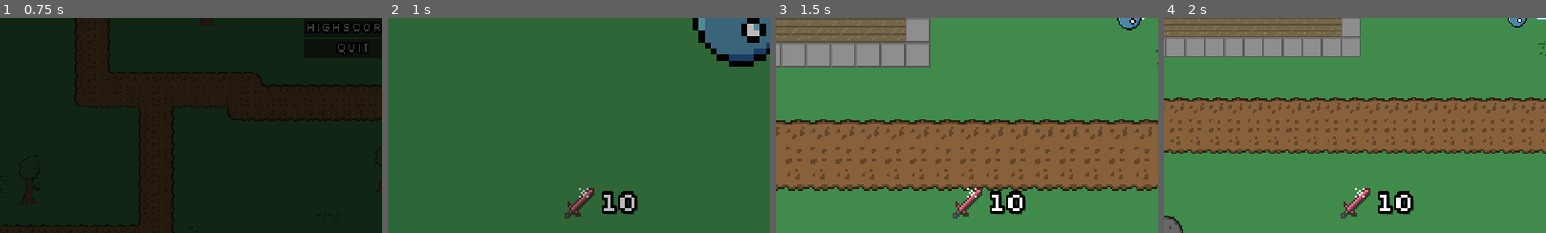
Above: before the commit, frames 1-4 (left to right).
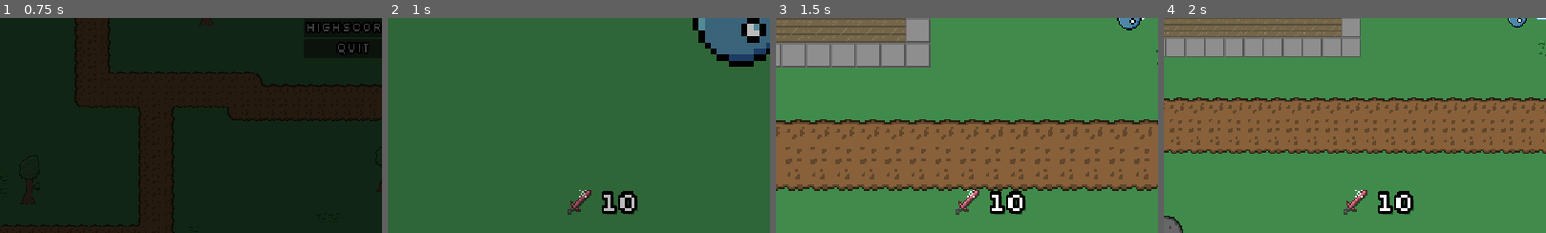
Above: after the commit, the same moments.

Repository: veprogames/top-down-incremental
Game: Godot game, scene res://main_menu/main_menu.tscn
The game is run twice, just before and just after one commit, with the same random seed, the same clock (stepped at 60 frames per second) and the same inputs.
Inputs (mouse positions are % of the whole screen's width and height, from its top left):
- Up to frame 1 (0.75 s): click "Play" at 0.5 s
- Up to frame 2 (1 s): no input
- Up to frame 3 (1.5 s): move the mouse to (55, 50) at 1.27 s
- Up to frame 4 (2 s): no input
The pictures show only the part of the screen within x 4-54%, y 50-100%; the shares and areas given below are measured in that part.

Frame 1 is identical in both runs. In frame 2, 0.4% of the frame differs, in the area x 46-54%, y 79-94%; in frame 3, 0.4%; in frame 4, 0.4%.

Commit message:
add music

Diff:
--- /dev/null
+++ b/default_bus_layout.tres
@@ -0,0 +1,9 @@
+[gd_resource type="AudioBusLayout" format=3 uid="uid://bmpifbhsvpkx0"]
+
+[resource]
+bus/1/name = &"Music"
+bus/1/solo = false
+bus/1/mute = false
+bus/1/bypass_fx = false
+bus/1/volume_db = -5.04224
+bus/1/send = &"Master"
--- /dev/null
+++ b/global/global_music.tscn
@@ -0,0 +1,21 @@
+[gd_scene load_steps=5 format=3 uid="uid://b5fvovysehsw7"]
+
+[ext_resource type="AudioStream" uid="uid://dy1kp0lwpcwq1" path="res://music/prism.ogg" id="1_j7okv"]
+[ext_resource type="AudioStream" uid="uid://dckodrfp1dn7k" path="res://music/trail_to_dolores.ogg" id="2_sc7wg"]
+[ext_resource type="AudioStream" uid="uid://mj46mwpj4b8r" path="res://music/envy.ogg" id="3_g1gp5"]
+
+[sub_resource type="AudioStreamPlaylist" id="AudioStreamPlaylist_sv4eq"]
+shuffle = true
+fade_time = 1.0
+stream_count = 3
+stream_0 = ExtResource("1_j7okv")
+stream_1 = ExtResource("2_sc7wg")
+stream_2 = ExtResource("3_g1gp5")
+
+[node name="GlobalMusic" type="Node"]
+process_mode = 3
+
+[node name="AudioStreamPlayer" type="AudioStreamPlayer" parent="."]
+stream = SubResource("AudioStreamPlaylist_sv4eq")
+autoplay = true
+bus = &"Music"
--- a/main_menu/main_menu.gd
+++ b/main_menu/main_menu.gd
@@ -9,6 +9,7 @@
 
 
 func _ready() -> void:
+	randomize()
 	Game.load_game()
 	Game.settings.apply()
 	line_edit_player_name.text = Game.player_name
--- a/project.godot
+++ b/project.godot
@@ -20,6 +20,7 @@
 Events="*res://global/events.gd"
 GlobalSound="*res://global/global_sound.gd"
 SceneSwitcherNode="*res://global/scene_switcher_node.tscn"
+GlobalMusic="*res://global/global_music.tscn"
 
 [debug]
 
Not shown, added: music/envy.ogg.import
Not shown, added: music/prism.ogg.import
Not shown, added: music/trail_to_dolores.ogg.import
Binary file changed: player/ui/damage.png
Not shown, changed: README.md
Not shown, added: music/envy.ogg
Not shown, added: music/prism.ogg
Not shown, added: music/trail_to_dolores.ogg
Not shown, changed: player/ui/damage.pxo
